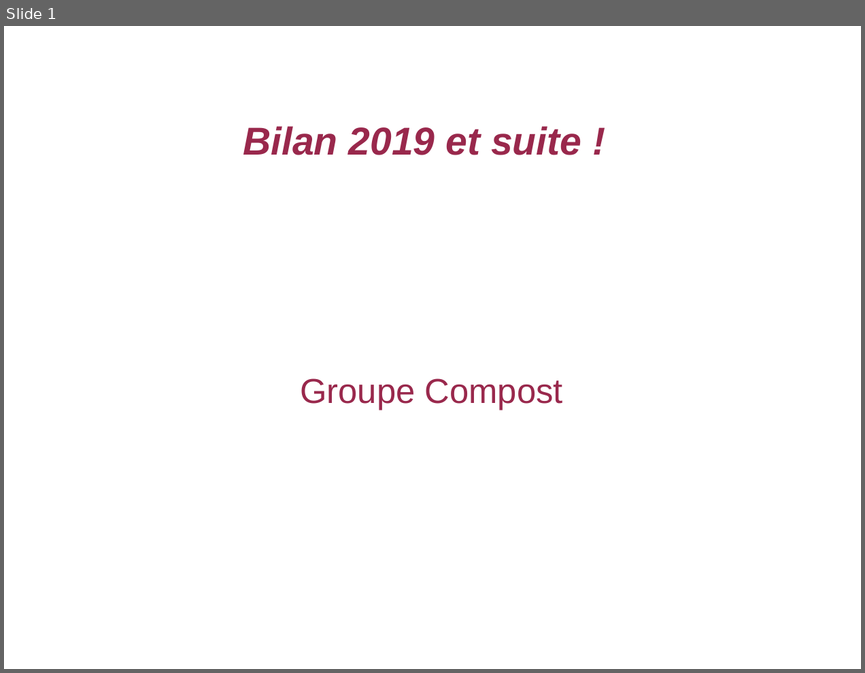
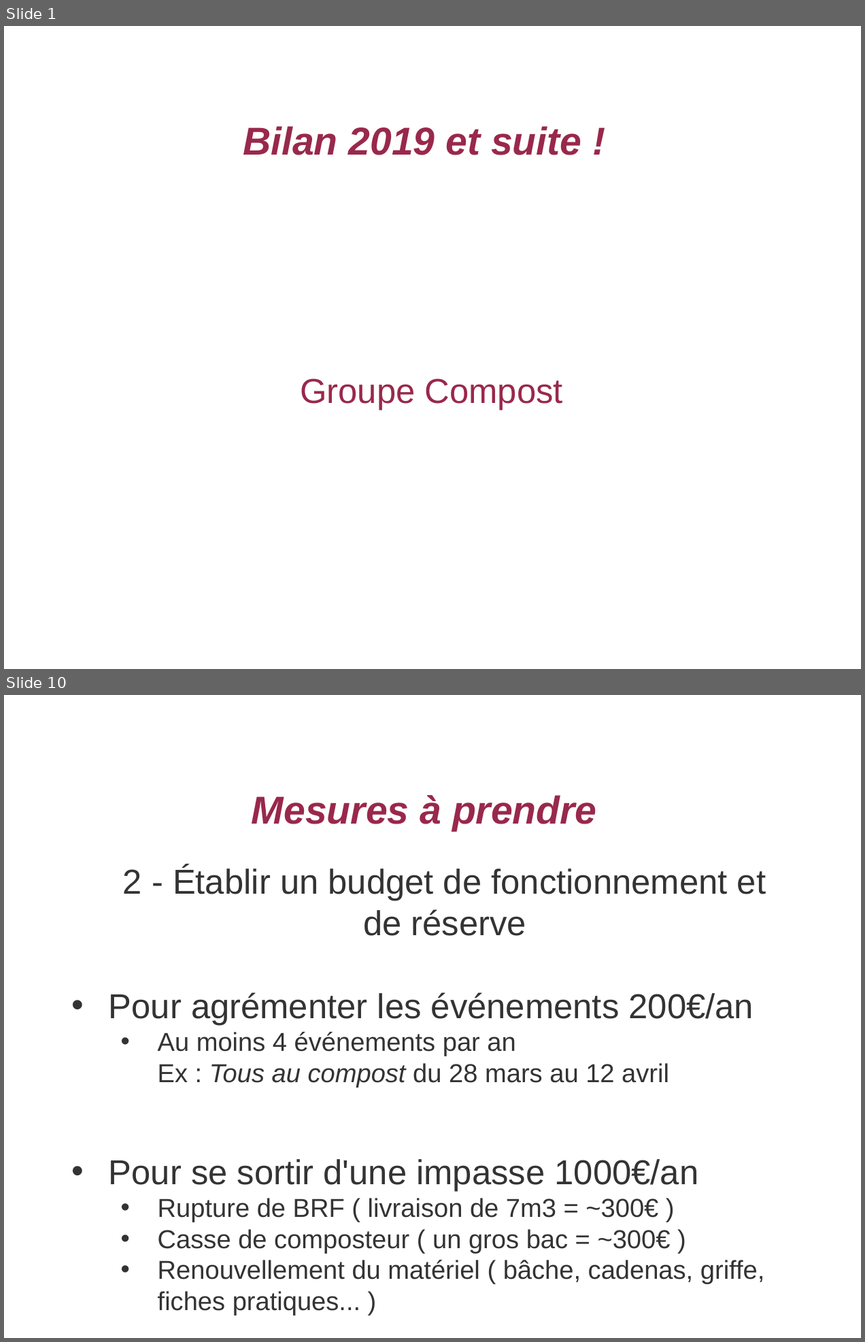
Before and after one commit to vatinvin/jardinciteaubry, a slide deck: assets/documents/2020-02-27 - AG jardin cité aubry - Compost.odp. Shown one above the other, each under a label of ours: slide 1 before the commit, slides 1 and 10 after it; the slides between them are not shown. The pictures are 865x673 and 865x1342 pixels, drawn with LibreOffice and Linux fonts; fonts in the diff are those of the drawing; background and template pictures are left out. Boxes give left, top, right and bottom in pixels: in the first picture for what was removed or moved away, otherwise in the second. Text is boxed around its words. In the diff, an @@ line names an element or a change of style, - is before the commit and + after.

```diff
--- a/assets/documents/2020-02-27 - AG jardin cité aubry - Compost.odp
+++ b/assets/documents/2020-02-27 - AG jardin cité aubry - Compost.odp
@@ slide 10 added at [4,695,861,1338], background picture (left out) @@
@@ title added at [252,795,597,830], 36 pt, text #99284C, bold, italic @@
+Mesures à prendre
@@ text added at [109,866,766,1315], 24 pt, text #333333 @@
+2 - Établir un budget de fonctionnement et de réserve
+• Pour agrémenter les événements 200€/an
+    • Au moins 4 événements par an
+    Ex : Tous au compost du 28 mars au 12 avril
+• Pour se sortir d'une impasse 1000€/an
+    • Rupture de BRF ( livraison de 7m3 = ~300€ )
+    • Casse de composteur ( un gros bac = ~300€ )
+    • Renouvellement du matériel ( bâche, cadenas, griffe, fiches pratiques... )
```
Also in this commit, not shown: 9 slides changed, 1 other slide added, 1 slide removed.
